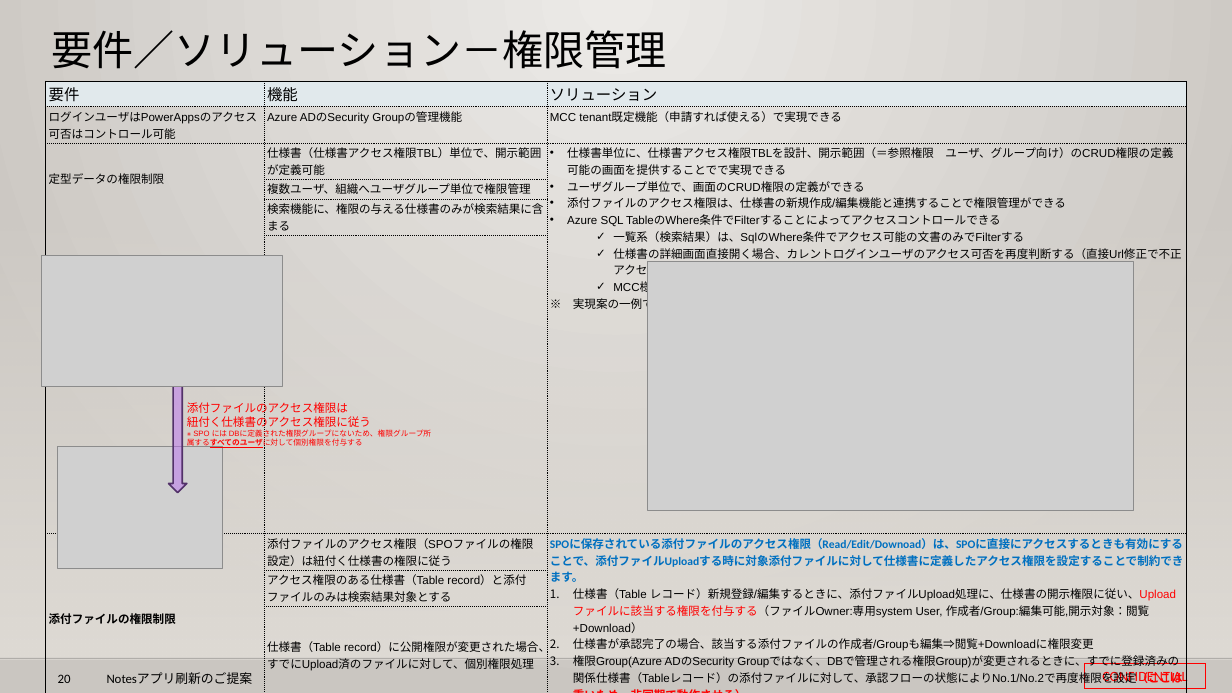
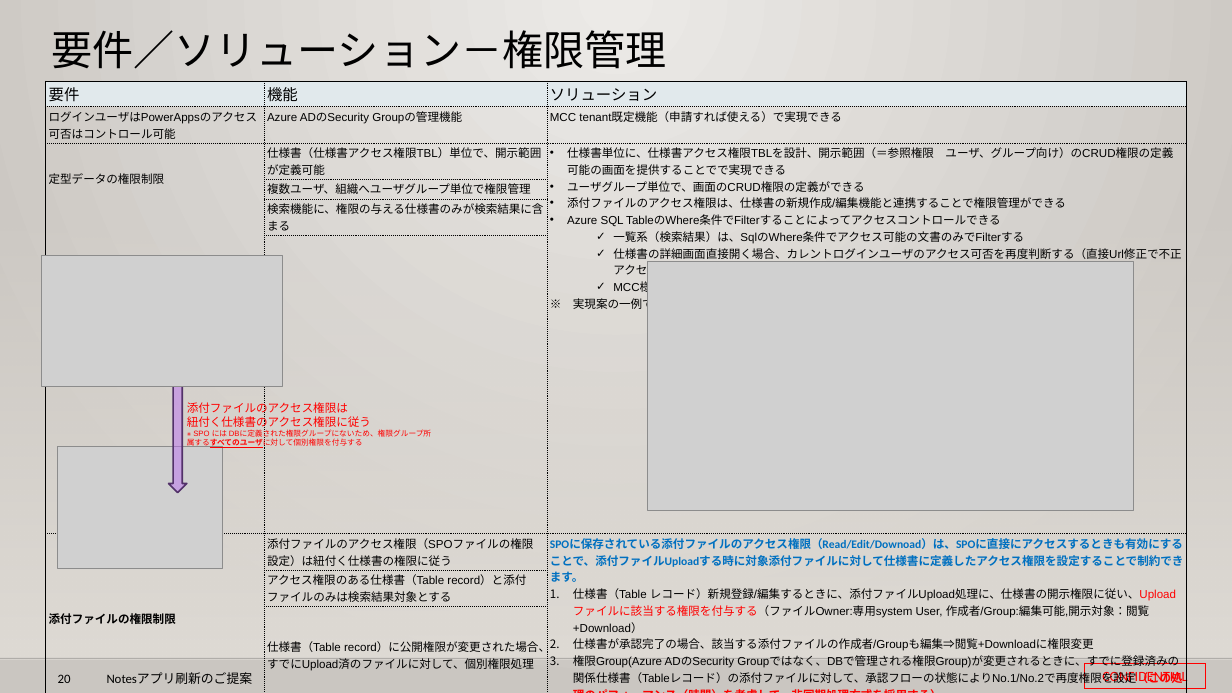
Before and after one commit to 0494938/Notes--CMS-Online, a slide deck: slide 20 of Notesアプリ刷新プロジェクト提案見積もり.v3 (要約付き).pptx. Drawn at 1232x693 pixels with LibreOffice and Linux fonts; fonts in the diff are those of the drawing; grey boxes stand for pictures; background and template pictures are left out. Boxes give left, top, right and bottom in pixels: in the first picture for what was removed or moved away, otherwise in the second. Text is boxed around its words. In the diff, an @@ line names an element or a change of style, - is before the commit and + after.

Commit message:
10/17.

```diff
--- a/Notesアプリ刷新プロジェクト提案見積もり.v3 (要約付き).pptx
+++ b/Notesアプリ刷新プロジェクト提案見積もり.v3 (要約付き).pptx
@@ table at (46, 81, 1187, 690) @@
-row 7, column 3: SPOに保存されている添付ファイルのアクセス権限（Read/Edit/Downoad）は、SPOに直接にアクセスするときも有効にすることで、添付ファイルUploadする時に対象添付ファイルに対して仕様書に定義したアクセス権限を設定することで制約できます。 / 仕様書（Table レコード）新規登録/編集するときに、添付ファイルUpload処理に、仕様書の開示権限に従い、Uploadファイルに該当する権限を付与する（ファイルOwner:専用system User, 作成者/Group:編集可能,開示対象：閲覧+Download） / 仕様書が承認完了の場合、該当する添付ファイルの作成者/Groupも編集⇒閲覧+Downloadに権限変更 / 権限Group(Azure ADのSecurity Groupではなく、DBで管理される権限Group)が変更されるときに、すでに登録済みの関係仕様書（Tableレコード）の添付ファイルに対して、承認フローの状態によりNo.1/No.2で再度権限を設定（ここは重いため、非同期で動作させる）
+row 7, column 3: SPOに保存されている添付ファイルのアクセス権限（Read/Edit/Downoad）は、SPOに直接にアクセスするときも有効にすることで、添付ファイルUploadする時に対象添付ファイルに対して仕様書に定義したアクセス権限を設定することで制約できます。 / 仕様書（Table レコード）新規登録/編集するときに、添付ファイルUpload処理に、仕様書の開示権限に従い、Uploadファイルに該当する権限を付与する（ファイルOwner:専用system User, 作成者/Group:編集可能,開示対象：閲覧+Download） / 仕様書が承認完了の場合、該当する添付ファイルの作成者/Groupも編集⇒閲覧+Downloadに権限変更 / 権限Group(Azure ADのSecurity Groupではなく、DBで管理される権限Group)が変更されるときに、すでに登録済みの関係仕様書（Tableレコード）の添付ファイルに対して、承認フローの状態によりNo.1/No.2で再度権限を設定（この処理のパフォーマンス（時間）を考慮して、非同期処理方式を採用する）
```
Also in this commit, not shown: 6 other slides changed.
